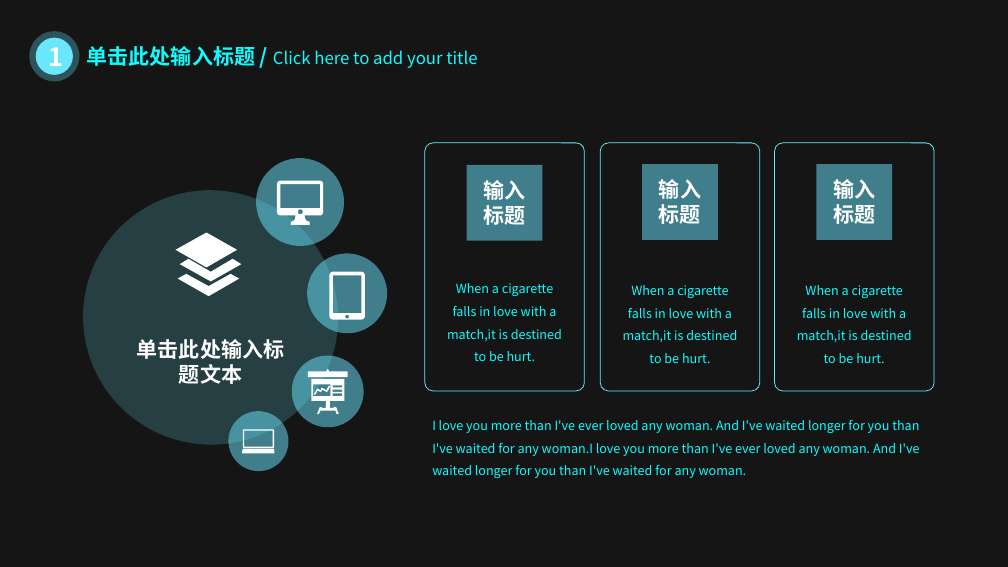
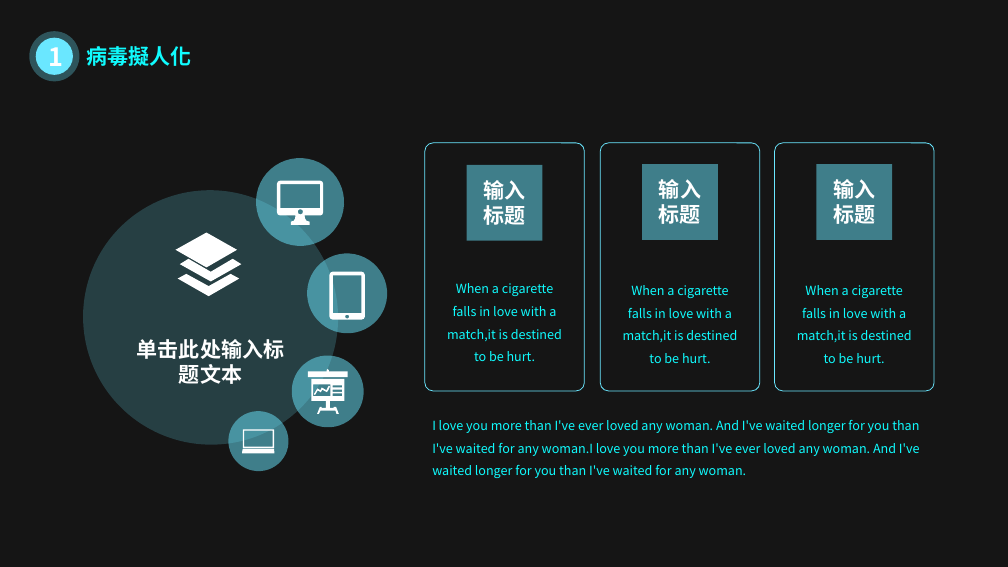
Before and after one commit to Yu-LunLiu/-, a slide deck: slide 9 of 與毒同行.pptx (slide 8 before the commit). Drawn at 1008x567 pixels with LibreOffice and Linux fonts; fonts in the diff are those of the drawing; background and template pictures are left out; a plain dark background stands for a picture behind light text. Boxes give left, top, right and bottom in pixels: in the first picture for what was removed or moved away, otherwise in the second. Text is boxed around its words. In the diff, an @@ line names an element or a change of style, - is before the commit and + after.

```diff
--- a/與毒同行.pptx
+++ b/與毒同行.pptx
@@ text at bbox=[87, 46, 192, 66]: text changed; size 16 to 20 pt; bold on @@
-单击此处输入标题 / Click here to add your title
+病毒擬人化
```
Also in this commit, not shown: 3 other slides changed.
